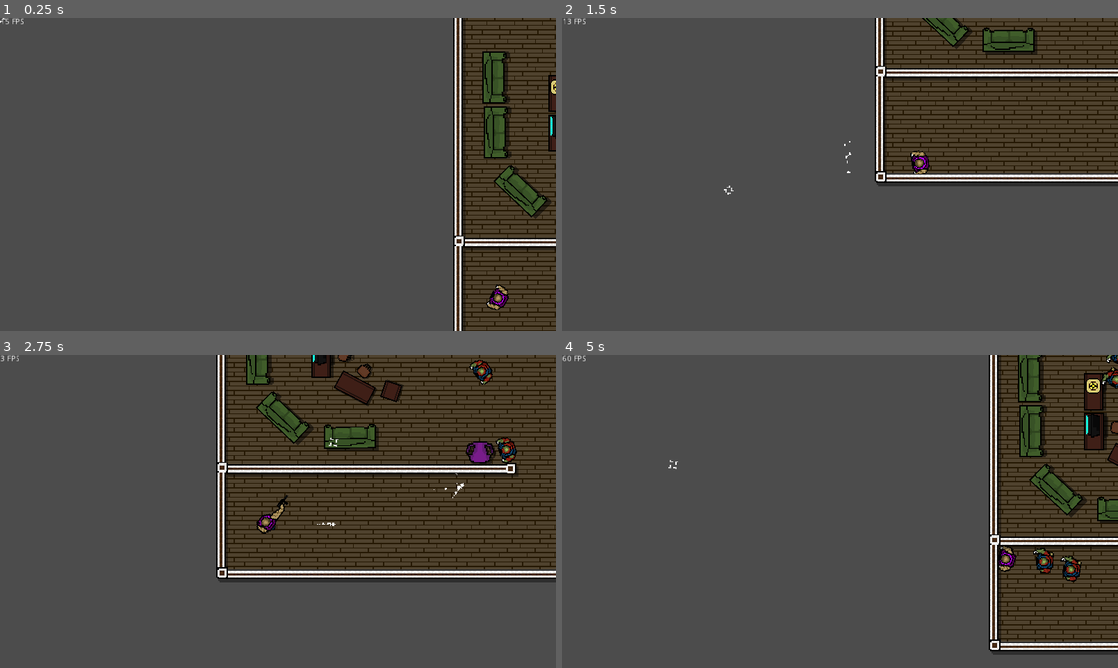
Above: before the commit, frames 1-4 (two rows, left to right).
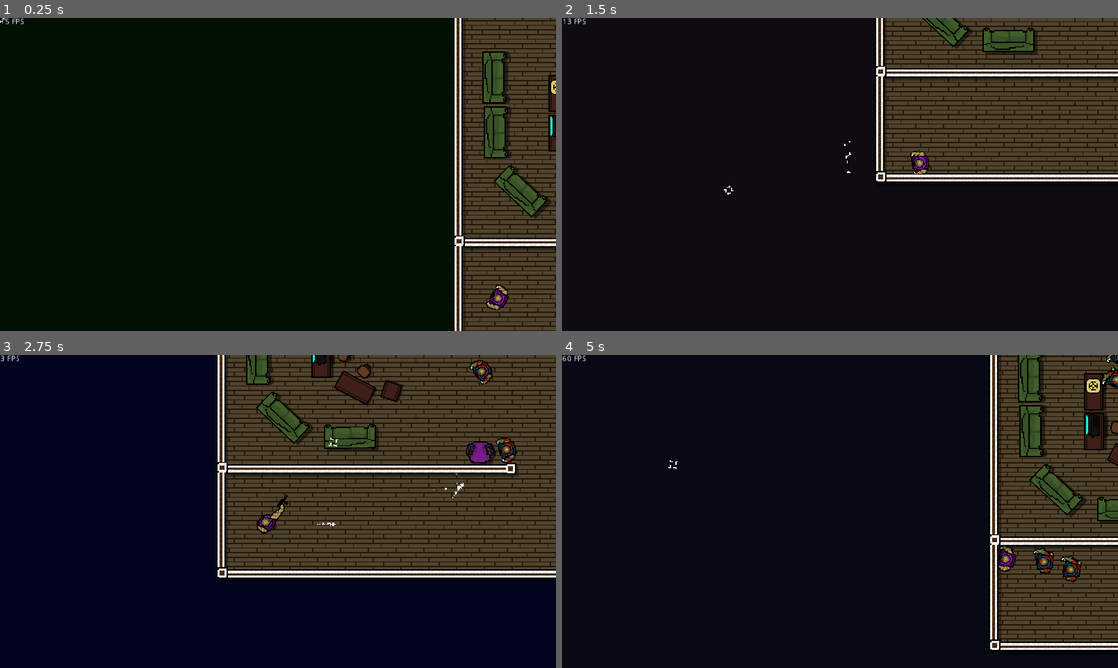
Above: after the commit, the same moments.

Repository: Martovvi/Zombie-Hunter
Game: Godot game, scene res://Game.tscn
Same seed, same stepped clock (60 frames per second), same inputs: the game is played once before the commit and once after it.
Inputs (mouse positions are in pixels of both pictures, inside the frame that each line leads up to):
- Up to frame 1 (0.25 s): no input
- Up to frame 2 (1.5 s): tap Enter at 0.5 s; move the mouse to (962, 158) at 0.52 s; press the mouse at (962, 158) at 0.53 s; hold Right (ui_right) 0.53-1.28 s; move the mouse to (728, 190) at 1.27 s; release the mouse at (728, 190) at 1.28 s; hold Down (ui_down) from 1.28 s (still down); click (728, 190) at 1.35 s
- Up to frame 3 (2.75 s): move the mouse to (333, 442) at 2.02 s; release Down (ui_down) at 2.03 s; press the mouse at (333, 442) at 2.03 s; hold Right (ui_right) from 2.03 s (still down)
- Up to frame 4 (5 s): move the mouse to (812, 574) at 2.77 s; release Right (ui_right) at 2.78 s; release the mouse at (812, 574) at 2.78 s; hold Up (ui_up) 2.78-3.53 s; click (812, 574) at 2.85 s; move the mouse to (1006, 558) at 3.52 s; press the mouse at (1006, 558) at 3.53 s; hold Left (ui_left) from 3.53 s (still down); move the mouse to (673, 464) at 4.27 s; release the mouse at (673, 464) at 4.28 s; click (673, 464) at 4.35 s

The runs differ from the first frame. In frame 1, 81% of the frame differs, in the area x 0-84%, y 0-100%; in frame 2, 77%; in frame 3, 56%; in frame 4, 78%.

Commit message:
Added "rainbow" background and removed unused sprite

Diff:
--- a/scenes/levels/level1.tscn
+++ b/scenes/levels/level1.tscn
@@ -15,6 +15,8 @@
 [ext_resource path="res://scenes/props/prop_tv.tscn" type="PackedScene" id=13]
 [ext_resource path="res://scenes/props/prop_vase.tscn" type="PackedScene" id=14]
 [ext_resource path="res://scenes/zombie.tscn" type="PackedScene" id=15]
+[ext_resource path="res://scripts/background.gd" type="Script" id=16]
+[ext_resource path="res://assets/sprites/sprite_background.png" type="Texture" id=17]
 
 [sub_resource type="RectangleShape2D" id=1]
 extents = Vector2( 872.662, 14.0474 )
@@ -65,10 +67,15 @@
 extents = Vector2( 341.899, 11.4583 )
 
 [node name="Level1" type="Node2D"]
-__meta__ = {
-"_edit_group_": true,
-"_edit_lock_": true
-}
+
+[node name="Background" type="Sprite" parent="."]
+scale = Vector2( 2.25013, 1.99765 )
+z_index = -10
+texture = ExtResource( 17 )
+script = ExtResource( 16 )
+
+[node name="Timer" type="Timer" parent="Background"]
+autostart = true
 
 [node name="Walls" type="StaticBody2D" parent="."]
 scale = Vector2( 0.286, 0.286 )
@@ -94,7 +101,6 @@
 
 [node name="Wall4" type="CollisionShape2D" parent="Walls"]
 position = Vector2( 612.306, -524.476 )
-scale = Vector2( 1, 1 )
 z_index = 5
 shape = SubResource( 4 )
 
@@ -411,6 +417,8 @@
 
 [node name="Zombie23" parent="." instance=ExtResource( 15 )]
 position = Vector2( -180.138, -101.789 )
+
+[connection signal="timeout" from="Background/Timer" to="Background" method="_on_Timer_timeout"]
 
 [editable path="Furniture/Couch"]
 [editable path="Furniture/Couch2"]
--- /dev/null
+++ b/scripts/background.gd
@@ -0,0 +1,14 @@
+extends Sprite
+
+var new_color : Color
+
+func _ready() -> void:
+	randomize()
+	modulate = (Color(randf(), randf(), randf(), 1.0))
+	new_color = Color(randf(), randf(), randf(), 1.0)
+
+func _process(_delta: float) -> void:
+	modulate = lerp(modulate, new_color, 0.01)
+
+func _on_Timer_timeout():
+	new_color = Color(randf(), randf(), randf(), 1.0)
Binary file added: assets/sprites/sprite_background.png
Not shown, changed: assets/sprites/sprite_background.png.import
Binary file removed: assets/sprites/sprite_zombie.png
Not shown: 1 places in scenes/levels/level1.tscn that only renumber resources
